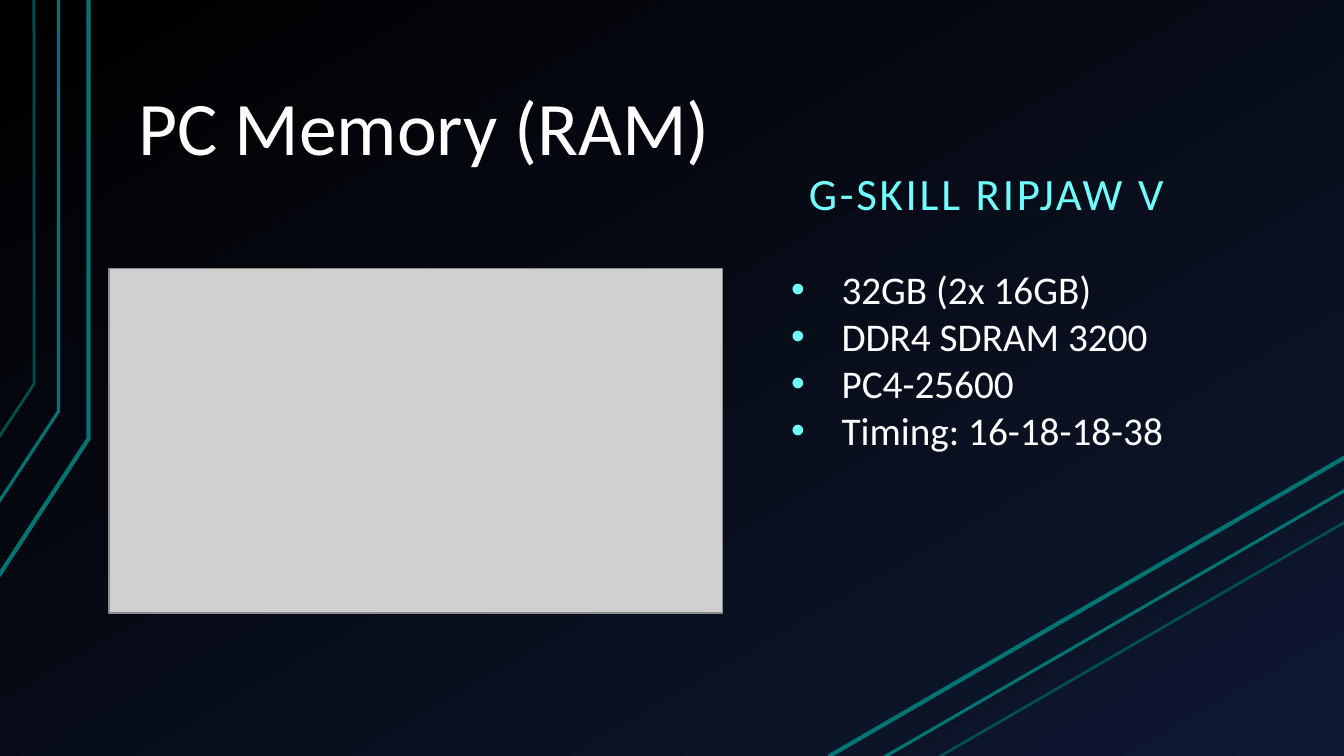
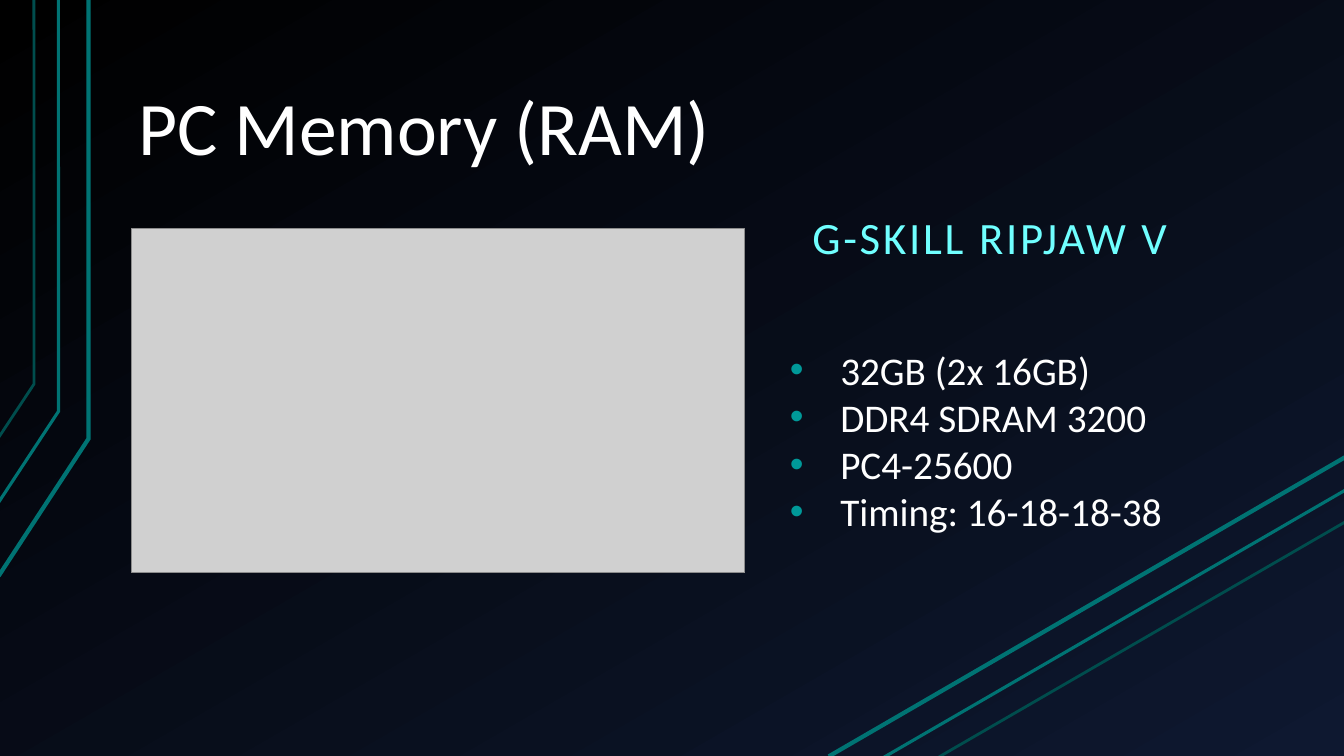
Before and after one commit to Ploppa-Smurph/ctec112_IT_HardwareSupport, a slide deck: slide 7 of buildPC.pptx. Drawn at 1344x756 pixels with LibreOffice and Linux fonts; fonts in the diff are those of the drawing; grey boxes stand for pictures. Boxes give left, top, right and bottom in pixels: in the first picture for what was removed or moved away, otherwise in the second. Text is boxed around its words. In the diff, an @@ line names an element or a change of style, - is before the commit and + after.

```diff
--- a/buildPC.pptx
+++ b/buildPC.pptx
@@ text "G-SKILL RIPJAW V": place and size @@
-text "G-SKILL RIPJAW V" at box(809, 181, 1163, 211)
+text "G-SKILL RIPJAW V" at box(812, 225, 1166, 255)
@@ picture: place and size @@
-picture at box(109, 269, 722, 614)
+picture at box(131, 229, 744, 574)
@@ text "32GB (2x 16GB)": place and size @@
-text "32GB (2x 16GB)" at box(842, 275, 1163, 452)
+text "32GB (2x 16GB)" at box(840, 356, 1162, 533)
@@ text "32GB (2x 16GB)" at box(840, 356, 1162, 533): bullet colour #70FFFF to #009999 @@
```
Also in this commit, not shown: 4 other slides changed.
